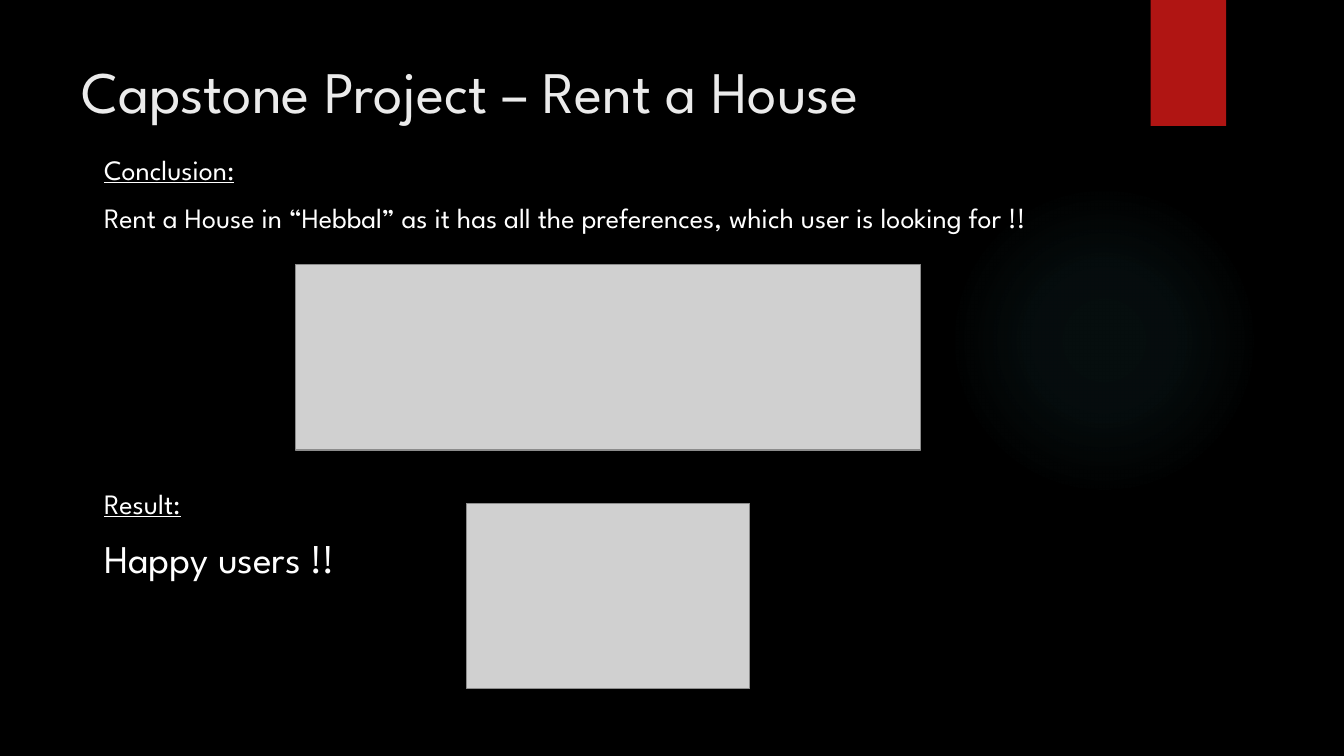
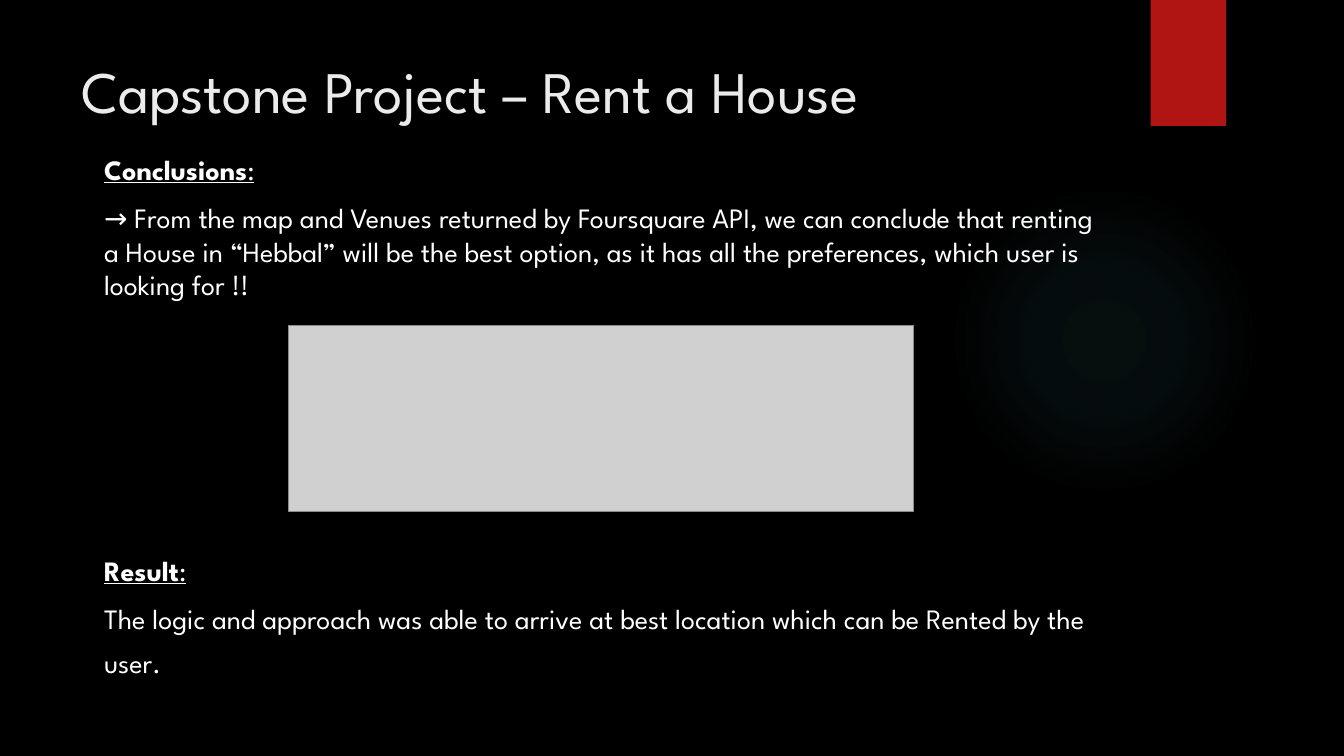
Before and after one commit to Lakshmi-vakkalanka/github_rep, a slide deck: slide 8 of Capstone project Presentation.pptx (slide 7 before the commit). Drawn at 1344x756 pixels with LibreOffice and Linux fonts; fonts in the diff are those of the drawing; grey boxes stand for pictures; background and template pictures are left out. Boxes give left, top, right and bottom in pixels: in the first picture for what was removed or moved away, otherwise in the second. Text is boxed around its words. In the diff, an @@ line names an element or a change of style, - is before the commit and + after.

Commit message:
Capstone Project submission -2

```diff
--- a/Capstone project Presentation.pptx
+++ b/Capstone project Presentation.pptx
@@ text at (104, 160, 1092, 301): text changed @@
-Conclusion:
-Rent a House in “Hebbal” as it has all the preferences, which user is looking for !!
+Conclusions:
+→ From the map and Venues returned by Foursquare API, we can conclude that renting a House in “Hebbal” will be the best option, as it has all the preferences, which user is looking for !!
@@ picture: place and size @@
-picture at (295, 264, 922, 450)
+picture at (288, 326, 914, 511)
@@ picture removed at (467, 503, 750, 689) @@
@@ text at (104, 561, 186, 584): bold on in "Result:" @@
@@ text at (104, 609, 1084, 674): text changed; size 28 to 20 pt @@
-Happy users !!
+The logic and approach was able to arrive at best location which can be Rented by the user.
```
Also in this commit, not shown: 4 other slides changed, 1 slide added, 1 other file.
